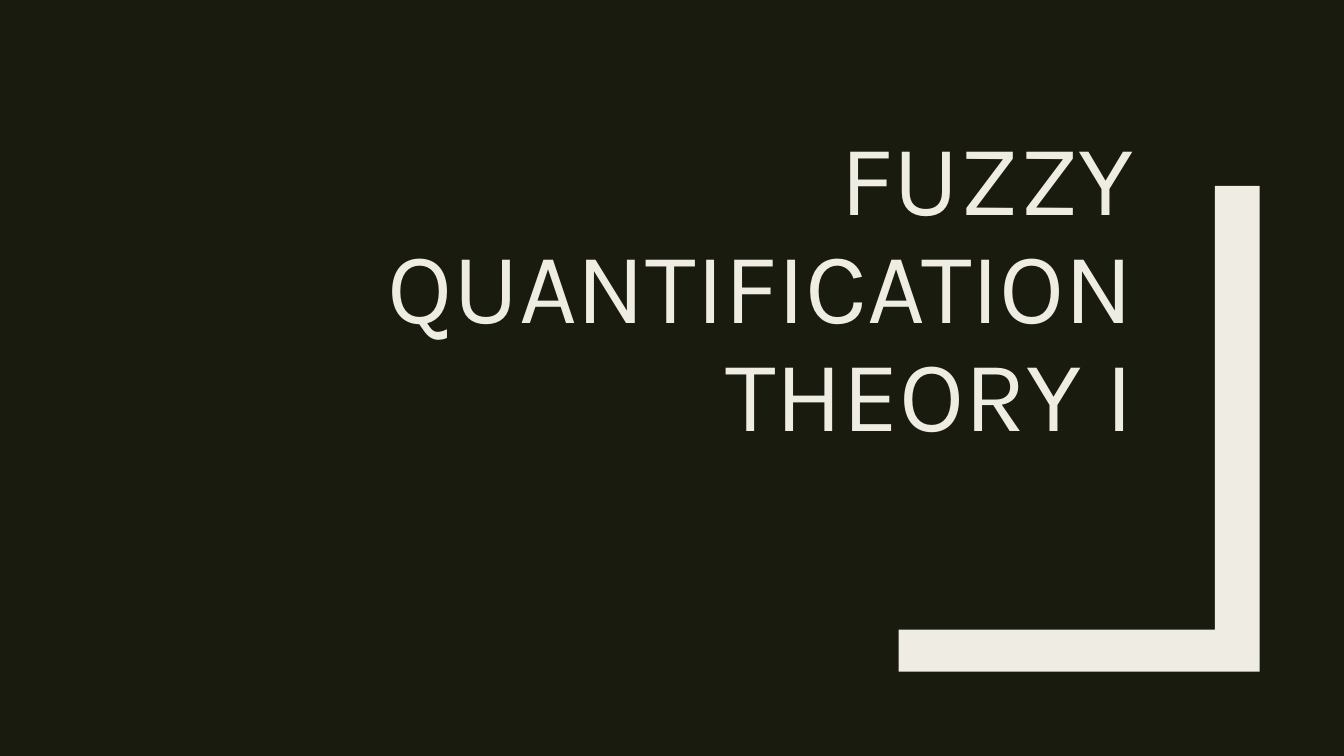
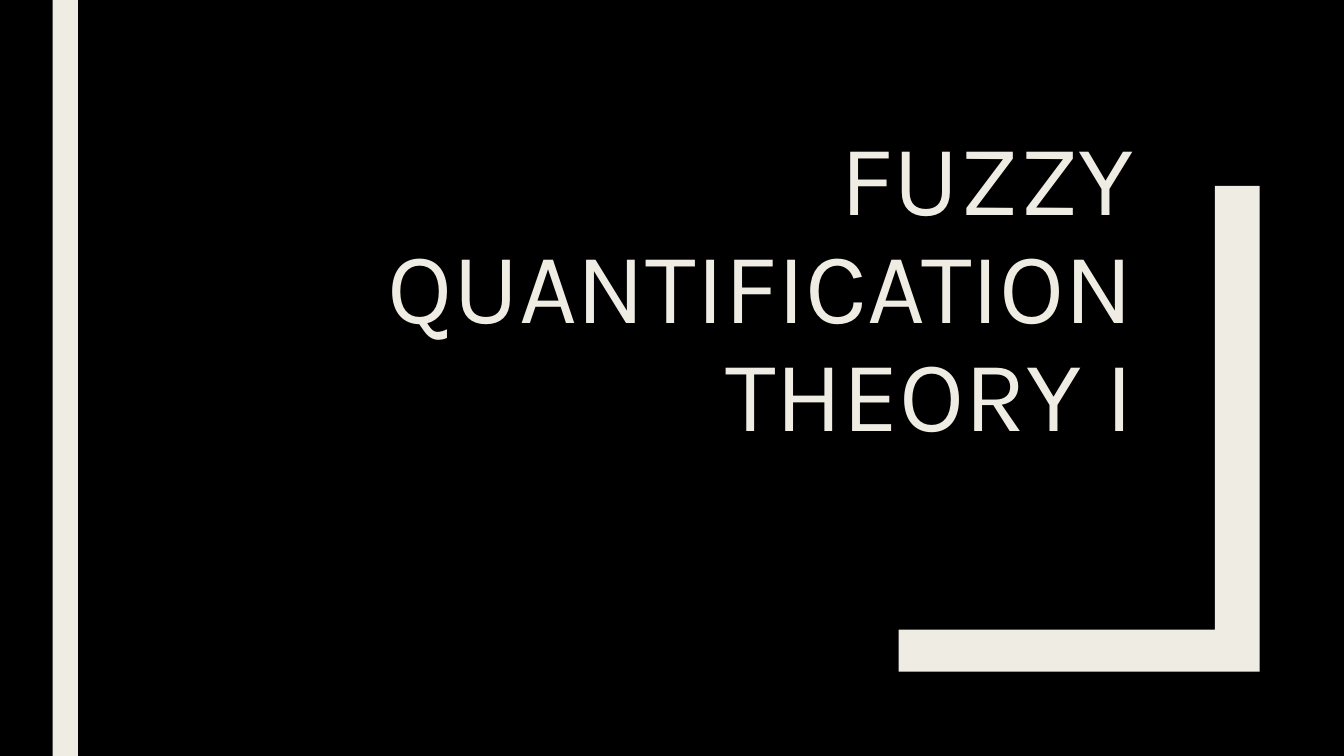
Before and after one commit to lol97/Puzzy, a slide deck: slide 8 of Fuzzy Quantification Theory.pptx. Drawn at 1344x756 pixels with LibreOffice and Linux fonts; fonts in the diff are those of the drawing. Boxes give left, top, right and bottom in pixels: in the first picture for what was removed or moved away, otherwise in the second. Text is boxed around its words. In the diff, an @@ line names an element or a change of style, - is before the commit and + after.

```diff
--- a/Fuzzy Quantification Theory.pptx
+++ b/Fuzzy Quantification Theory.pptx
@@ background #191B0E to #000000 @@
@@ rectangle added at [52, 0, 78, 756], fill #EFEDE3 @@
```
Also in this commit, not shown: 17 other slides changed, 19 slides added, 6 other files.
